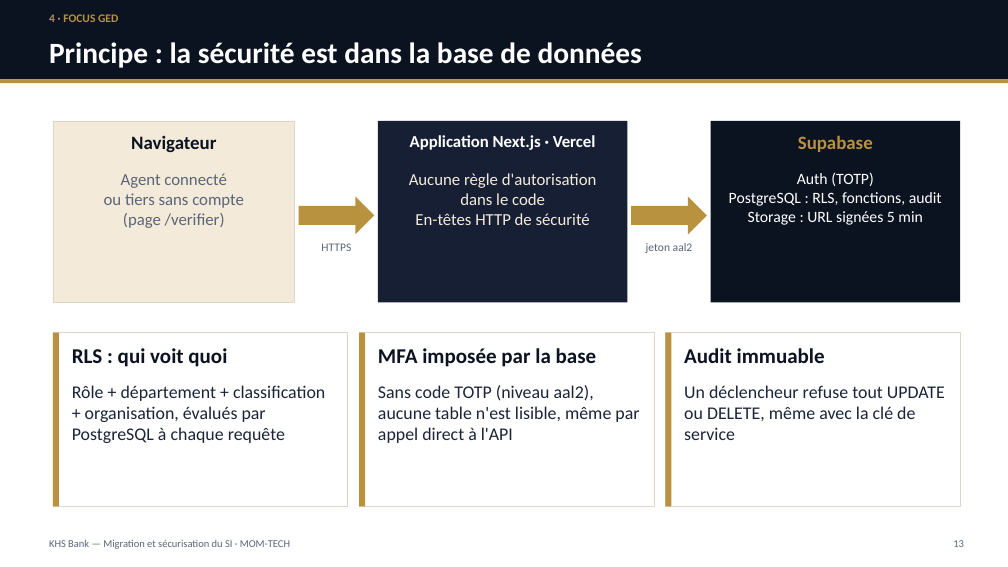
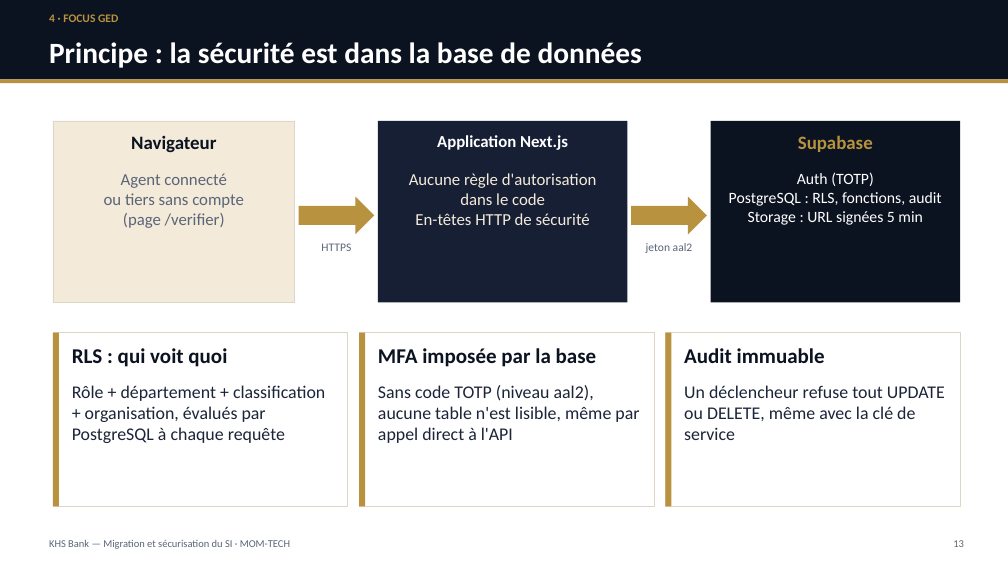
Before and after one commit to ngonomessi-cmd/projet-fin-etude, a slide deck: slide 13 of soutenance/Soutenance_KHS_Bank_MOM-TECH.pptx. Drawn at 1008x567 pixels with LibreOffice and Linux fonts; fonts in the diff are those of the drawing. Boxes give left, top, right and bottom in pixels: in the first picture for what was removed or moved away, otherwise in the second. Text is boxed around its words. In the diff, an @@ line names an element or a change of style, - is before the commit and + after.

```diff
--- a/soutenance/Soutenance_KHS_Bank_MOM-TECH.pptx
+++ b/soutenance/Soutenance_KHS_Bank_MOM-TECH.pptx
@@ text at (x1=437, y1=135, x2=568, y2=150): text changed @@
-Application Next.js · Vercel
+Application Next.js
```
Also in this commit, not shown: 2 other slides changed, 12 other files.
